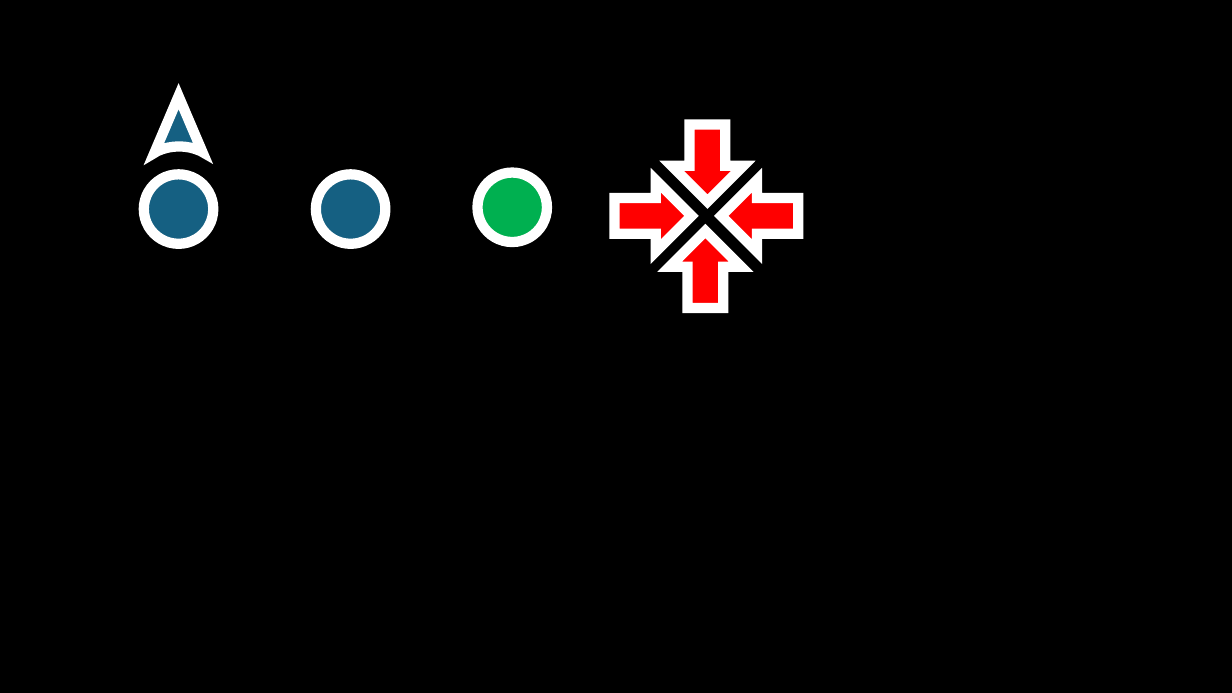
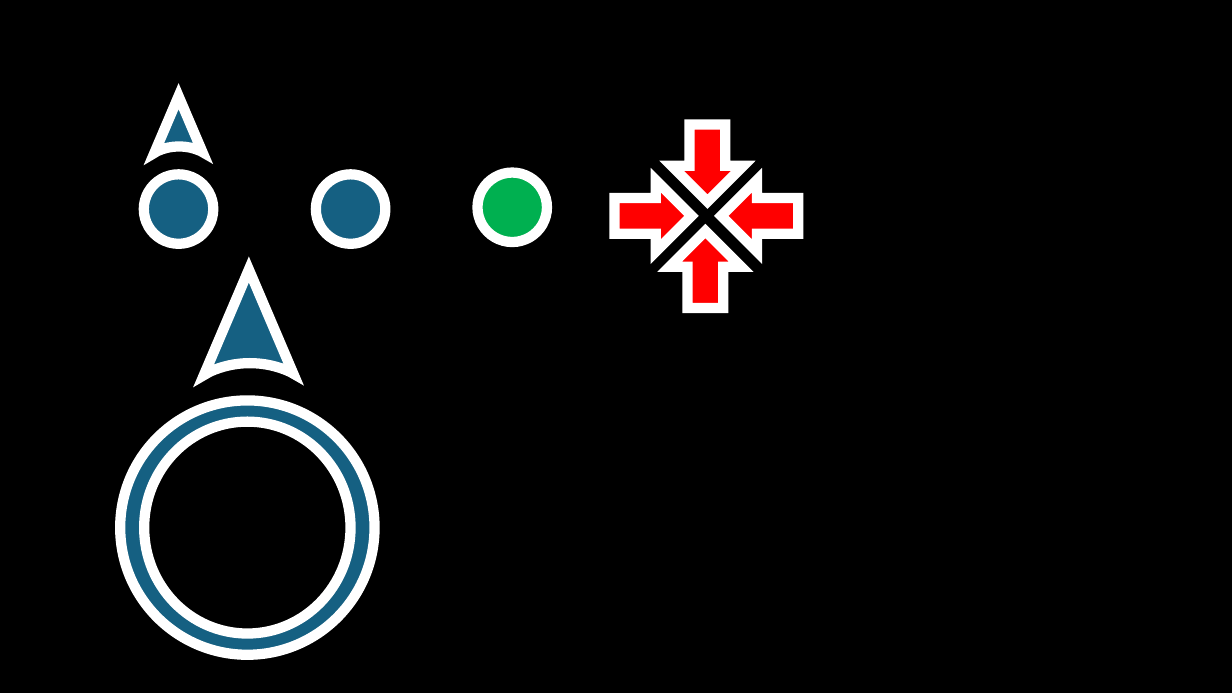
Before and after one commit to juacas/moodle-mod_treasurehunt, a slide deck: slide 1 of pix/bootstrap/icons.pptx. Drawn at 1232x693 pixels with LibreOffice and Linux fonts; fonts in the diff are those of the drawing. Boxes give left, top, right and bottom in pixels: in the first picture for what was removed or moved away, otherwise in the second. Text is boxed around its words. In the diff, an @@ line names an element or a change of style, - is before the commit and + after.

```diff
--- a/pix/bootstrap/icons.pptx
+++ b/pix/bootstrap/icons.pptx
@@ freeform shape added at (204, 270, 294, 375), fill #156082, outline #FFFFFF 8 pt @@
@@ freeform shape added at (120, 400, 374, 654), fill #156082, outline #FFFFFF 8 pt @@
```
Also in this commit, not shown: 6 other files.
